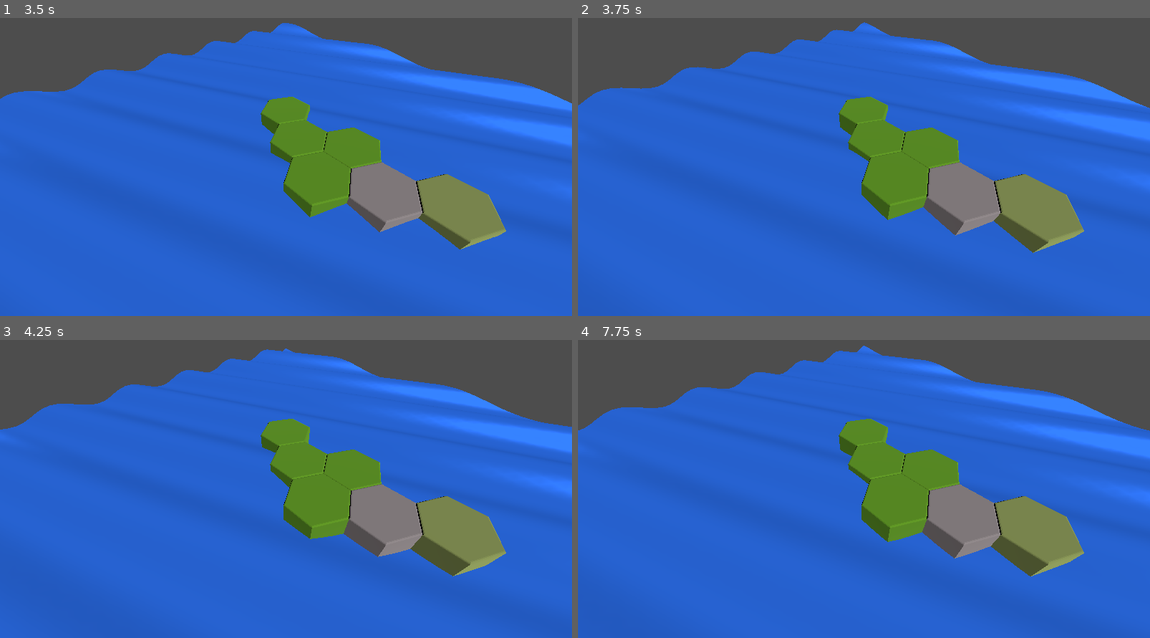
Above: before the commit, frames 1-4 (two rows, left to right).
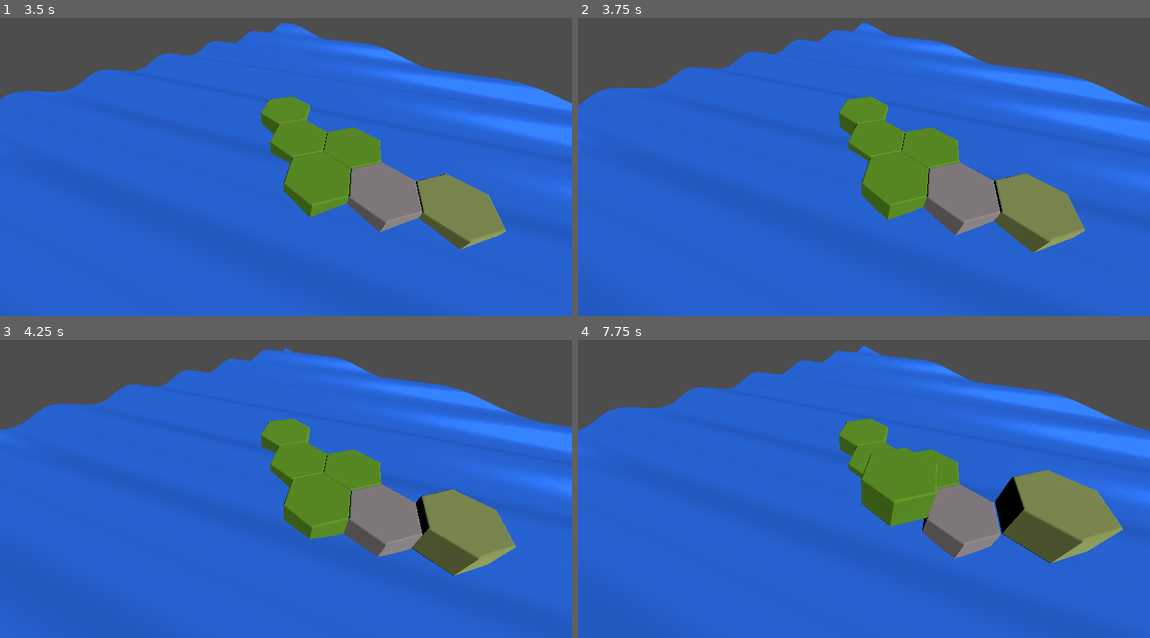
Above: after the commit, the same moments.

Repository: zetadin/HexWorld
Game: Godot game, scene res://scenes/hex_test.tscn
Two runs of this game, one before a commit and one after it. Both use one fixed random seed, a clock stepped at 60 frames per second and the inputs below.
Inputs (mouse positions are in pixels of both pictures, inside the frame that each line leads up to):
- Up to frame 1 (3.5 s): move the mouse to (411, 140) at 0.52 s; click (411, 140) at 0.67 s; move the mouse to (171, 169) at 1.27 s; click (171, 169) at 1.42 s; move the mouse to (343, 83) at 2.02 s; click (343, 83) at 2.17 s; move the mouse to (257, 220) at 2.77 s; click (257, 220) at 2.92 s
- Up to frame 2 (3.75 s): move the mouse to (1035, 202) at 3.52 s; click (1035, 202) at 3.67 s
- Up to frame 3 (4.25 s): no input
- Up to frame 4 (7.75 s): move the mouse to (692, 429) at 4.27 s; click (692, 429) at 4.42 s; move the mouse to (892, 477) at 5.02 s; click (892, 477) at 5.17 s; move the mouse to (778, 396) at 5.77 s; click (778, 396) at 5.92 s; move the mouse to (989, 462) at 6.52 s; click (989, 462) at 6.67 s; move the mouse to (749, 491) at 7.27 s; click (749, 491) at 7.42 s

Frame 1 is identical in both runs. In frame 2, 0.1% of the frame differs, in the area x 72-89%, y 51-76%; in frame 3, 1.1%; in frame 4, 6.1%, in the area x 49-96%, y 36-80%.

Commit message:
mouse event handling

Diff:
--- /dev/null
+++ b/assets/collision_shapes/Hex_inner_cylinder.tres
@@ -0,0 +1,5 @@
+[gd_resource type="CylinderShape3D" format=3 uid="uid://cmysks1cxgrh3"]
+
+[resource]
+height = 1.0
+radius = 0.866
--- /dev/null
+++ b/assets/collision_shapes/Hex_outer_cylinder.tres
@@ -0,0 +1,5 @@
+[gd_resource type="CylinderShape3D" format=3 uid="uid://b4j77fhbs2s1x"]
+
+[resource]
+height = 1.0
+radius = 1.0
--- /dev/null
+++ b/scenes/hex_click_script.gd
@@ -0,0 +1,11 @@
+extends Area3D
+
+
+# Called when the node enters the scene tree for the first time.
+func _ready() -> void:
+	pass # Replace with function body.
+
+
+# Called every frame. 'delta' is the elapsed time since the previous frame.
+func _process(delta: float) -> void:
+	pass
--- /dev/null
+++ b/scenes/hex_script.gd
@@ -0,0 +1,56 @@
+extends StaticBody3D
+
+
+# Called when the node enters the scene tree for the first time.
+func _ready() -> void:
+	#axis_lock_angular_x = true
+	#axis_lock_angular_y = true
+	#axis_lock_angular_z = true
+	#axis_lock_linear_x = true
+	#axis_lock_linear_y = false # only move up/down
+	#axis_lock_linear_z = true
+
+	## create area that handles mouse events
+	#var area = Area3D.new()
+	#var select_shape = CollisionShape3D.new()
+	#select_shape.shape = load("res://assets/collision_shapes/Hex_inner_cylinder.tres")
+	#area.add_child(select_shape)
+	#area.input_ray_pickable = true
+	##area.input_event.connect(_on_area_3d_input_event) # hook up event listener
+	#add_child(area)
+	##print_debug("added area")
+
+	self.input_event.connect(_on_input_event)
+
+	var collidable = CollisionShape3D.new()
+	collidable.shape = load("res://assets/collision_shapes/Hex_outer_cylinder.tres")
+	self.add_child(collidable)
+	#print_debug("added collidable")
+
+
+# Called every frame. 'delta' is the elapsed time since the previous frame.
+func _process(delta: float) -> void:
+	# update position with constant_linear_velocity
+	self.position += delta * self.constant_linear_velocity
+
+	# constrain vertical movement
+	if(self.position.y > 1):
+		self.position.y = 1
+		self.constant_linear_velocity.y = 0
+	elif(self.position.y < 0):
+		self.position.y = 0
+		self.constant_linear_velocity.y = 0
+
+
+
+func _on_input_event(camera: Node, event: InputEvent, event_position: Vector3, normal: Vector3, shape_idx: int) -> void:
+	if(event is InputEventMouseButton):
+		if(event.button_index == MOUSE_BUTTON_LEFT and event.pressed == true):
+			#print_debug("clicked")
+			if(constant_linear_velocity.y<=0 and self.position.y<1):
+				self.constant_linear_velocity.y = 0.5
+			else:
+				self.constant_linear_velocity.y = -0.5
+
+
+	pass # Replace with function body.
--- a/scenes/hex_test.tscn
+++ b/scenes/hex_test.tscn
@@ -1,15 +1,14 @@
-[gd_scene load_steps=12 format=3 uid="uid://b1nxgpmj7oqby"]
+[gd_scene load_steps=14 format=3 uid="uid://b1nxgpmj7oqby"]
 
 [ext_resource type="ArrayMesh" uid="uid://dpn1i7han3xqu" path="res://assets/Hex_beveled.obj" id="1_n1m7s"]
+[ext_resource type="Script" path="res://scenes/hex_script.gd" id="1_xvkuu"]
+[ext_resource type="Script" path="res://scenes/world_script.gd" id="1_ypgc8"]
 [ext_resource type="Material" uid="uid://pk6g08gcour" path="res://assets/materials/Hex_Grass_material.tres" id="2_ao1jy"]
 [ext_resource type="Shader" path="res://shaders/sea.gdshader" id="2_yyrm4"]
+[ext_resource type="Shape3D" uid="uid://b4j77fhbs2s1x" path="res://assets/collision_shapes/Hex_outer_cylinder.tres" id="3_jhg6e"]
 [ext_resource type="Material" uid="uid://bwewfjgm21hmr" path="res://assets/materials/Hex_Hill_material.tres" id="3_o2w3g"]
 [ext_resource type="Material" uid="uid://bkmbd3wlxdd8g" path="res://assets/materials/Hex_Mountain_material.tres" id="4_blpdv"]
 [ext_resource type="Material" uid="uid://blrevnfqgfddy" path="res://assets/materials/Hex_Forest_material.tres" id="5_h3pne"]
-
-[sub_resource type="CylinderShape3D" id="CylinderShape3D_3huh3"]
-height = 1.0
-radius = 1.0
 
 [sub_resource type="FastNoiseLite" id="FastNoiseLite_3dks6"]
 seed = 3
@@ -37,15 +36,17 @@
 subdivide_depth = 64
 
 [node name="Root" type="Node"]
+script = ExtResource("1_ypgc8")
 
 [node name="Camera3D" type="Camera3D" parent="."]
 transform = Transform3D(0.707107, -0.5, 0.5, 0, 0.707107, 0.707107, -0.707107, -0.5, 0.5, 5, 5, 5)
 current = true
 
 [node name="Hex_Example_row_0_0" type="StaticBody3D" parent="."]
+script = ExtResource("1_xvkuu")
 
 [node name="CollisionShape3D" type="CollisionShape3D" parent="Hex_Example_row_0_0"]
-shape = SubResource("CylinderShape3D_3huh3")
+shape = ExtResource("3_jhg6e")
 
 [node name="MeshInstance3D" type="MeshInstance3D" parent="Hex_Example_row_0_0"]
 mesh = ExtResource("1_n1m7s")
@@ -53,9 +54,10 @@
 
 [node name="Hex_Example_row_0_1" type="StaticBody3D" parent="."]
 transform = Transform3D(1, 0, 0, 0, 1, 0, 0, 0, 1, 3, 0, 0)
+script = ExtResource("1_xvkuu")
 
 [node name="CollisionShape3D" type="CollisionShape3D" parent="Hex_Example_row_0_1"]
-shape = SubResource("CylinderShape3D_3huh3")
+shape = ExtResource("3_jhg6e")
 
 [node name="MeshInstance3D" type="MeshInstance3D" parent="Hex_Example_row_0_1"]
 mesh = ExtResource("1_n1m7s")
@@ -63,9 +65,10 @@
 
 [node name="Hex_Example_row_0_2" type="StaticBody3D" parent="."]
 transform = Transform3D(1, 0, 0, 0, 1, 0, 0, 0, 1, 6, 0, 0)
+script = ExtResource("1_xvkuu")
 
 [node name="CollisionShape3D" type="CollisionShape3D" parent="Hex_Example_row_0_2"]
-shape = SubResource("CylinderShape3D_3huh3")
+shape = ExtResource("3_jhg6e")
 
 [node name="MeshInstance3D" type="MeshInstance3D" parent="Hex_Example_row_0_2"]
 mesh = ExtResource("1_n1m7s")
@@ -73,9 +76,10 @@
 
 [node name="Hex_Example_row_1_0" type="StaticBody3D" parent="."]
 transform = Transform3D(1, 0, 0, 0, 1, 0, 0, 0, 1, 1.5, 0, 0.866)
+script = ExtResource("1_xvkuu")
 
 [node name="CollisionShape3D" type="CollisionShape3D" parent="Hex_Example_row_1_0"]
-shape = SubResource("CylinderShape3D_3huh3")
+shape = ExtResource("3_jhg6e")
 
 [node name="MeshInstance3D" type="MeshInstance3D" parent="Hex_Example_row_1_0"]
 mesh = ExtResource("1_n1m7s")
@@ -83,9 +87,10 @@
 
 [node name="Hex_Example_row_1_1" type="StaticBody3D" parent="."]
 transform = Transform3D(1, 0, 0, 0, 1, 0, 0, 0, 1, 4.5, 0, 0.866)
+script = ExtResource("1_xvkuu")
 
 [node name="CollisionShape3D" type="CollisionShape3D" parent="Hex_Example_row_1_1"]
-shape = SubResource("CylinderShape3D_3huh3")
+shape = ExtResource("3_jhg6e")
 
 [node name="MeshInstance3D" type="MeshInstance3D" parent="Hex_Example_row_1_1"]
 mesh = ExtResource("1_n1m7s")
@@ -93,9 +98,10 @@
 
 [node name="Hex_Example_row_2_0" type="StaticBody3D" parent="."]
 transform = Transform3D(1, 0, -1.49012e-08, 2.98023e-08, 1, 0, -7.45058e-09, 0, 1, 3, 0, 1.732)
+script = ExtResource("1_xvkuu")
 
 [node name="CollisionShape3D" type="CollisionShape3D" parent="Hex_Example_row_2_0"]
-shape = SubResource("CylinderShape3D_3huh3")
+shape = ExtResource("3_jhg6e")
 
 [node name="MeshInstance3D" type="MeshInstance3D" parent="Hex_Example_row_2_0"]
 transform = Transform3D(1, 0, 0, 3.30872e-24, 1, 0, 0, 0, 1, 0, 0, 0)
--- /dev/null
+++ b/scenes/world_script.gd
@@ -0,0 +1,11 @@
+extends Node
+
+
+# Called when the node enters the scene tree for the first time.
+func _ready() -> void:
+	pass # Replace with function body.
+
+
+# Called every frame. 'delta' is the elapsed time since the previous frame.
+func _process(delta: float) -> void:
+	pass
